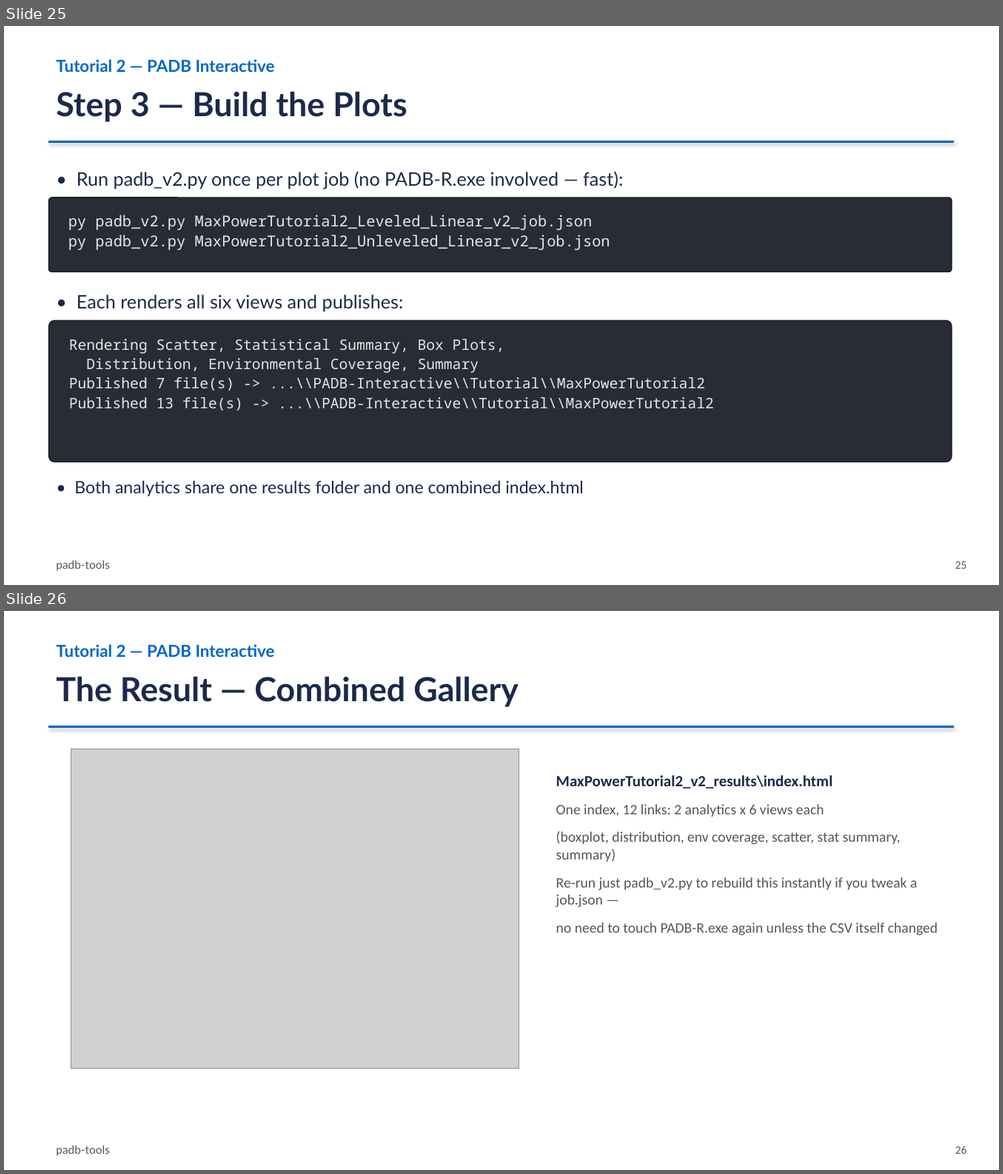
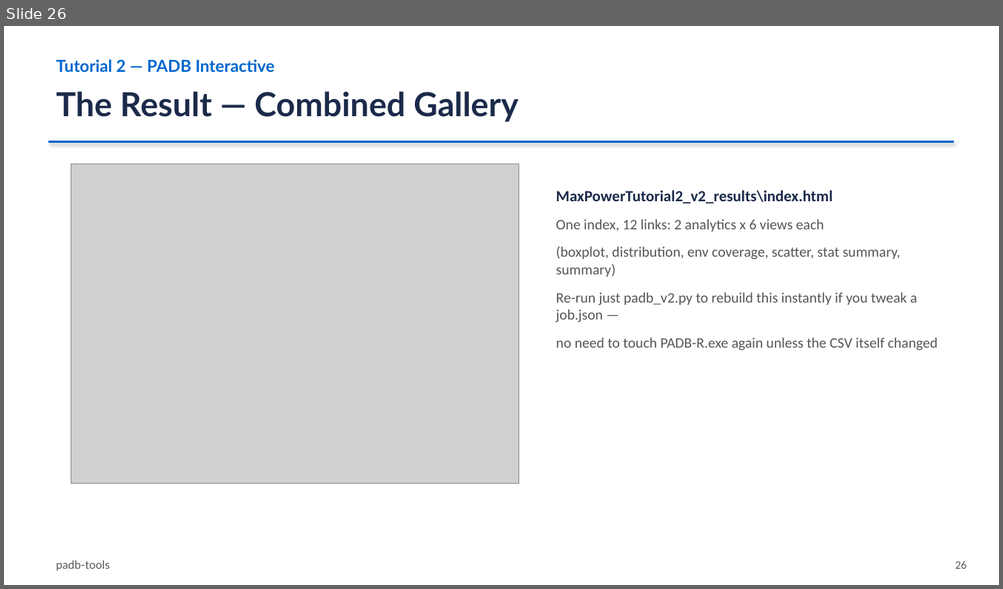
Before and after one commit to damurray/padb-tools, a slide deck: PADB_Simple_and_Interactive.pptx. Shown one above the other, each under a label of ours: slides 25 and 26 before the commit, slide 26 after it. The pictures are 1003x1174 and 1003x589 pixels, drawn with LibreOffice and Linux fonts; fonts in the diff are those of the drawing; grey boxes stand for pictures. Boxes give left, top, right and bottom in pixels: in the first picture for what was removed or moved away, otherwise in the second. Text is boxed around its words. In the diff, an @@ line names an element or a change of style, - is before the commit and + after.

Commit message:
Update Tutorial 1 & 2 slides to the GUI-first web app flow
Replaced the CLI command/output code blocks in Tutorial 1 (slides 19-20)
and Tutorial 2 (slides 23-25) with real screenshots of the actual web
app performing each step -- drop pod, generate job, select the run job,
watch it auto-chain extraction + plot builds. Slide count/numbering
preserved exactly (appendix etc. unaffected).

Screenshots are built from real API responses (pod analytics, generated
job.json content) rendered through static HTML fixtures using the real
app.css, not fabricated mockups. Also caught and fixed a real accuracy
bug in the process: the original Tutorial 2 slides (and my first draft
of the replacement) claimed MaxPowerTutorial2 was Room-only -> scatter+
boxplot only, but its real extracted CSV has 3 temperatures (Room, 20C,
30C) and genuinely builds the full six-view suite -- confirmed against
Slide 26's own real "12 links" screenshot, which the old Step 3 slide
contradicted. Fixed with accurate log content matching padb_v2.py's
actual multi-temp code path (no announcement print, straight to all six
views).

```diff
--- a/PADB_Simple_and_Interactive.pptx
+++ b/PADB_Simple_and_Interactive.pptx
@@ slide 25 removed at box(4, 26, 999, 585), background #FFFFFF @@
@@ text removed at box(56, 59, 275, 72) @@
-Tutorial 2 — PADB Interactive
@@ text removed at box(56, 91, 407, 122) @@
-Step 3 — Build the Plots
@@ line removed from (48, 141) to (954, 141) @@
@@ text removed at box(77, 171, 623, 190) @@
-• Run padb_v2.py once per plot job (no PADB-R.exe involved — fast):
@@ rounded rectangle removed at box(48, 198, 951, 272) @@
-py padb_v2.py MaxPowerTutorial2_Leveled_Linear_v2_job.json
-py padb_v2.py MaxPowerTutorial2_Unleveled_Linear_v2_job.json
@@ text removed at box(77, 295, 404, 312) @@
-• Each renders all six views and publishes:
@@ rounded rectangle removed at box(48, 321, 951, 463) @@
-Rendering Scatter, Statistical Summary, Box Plots,
-Distribution, Environmental Coverage, Summary
-Published 7 file(s) -> ...\\PADB-Interactive\\Tutorial\\MaxPowerTutorial2
-Published 13 file(s) -> ...\\PADB-Interactive\\Tutorial\\MaxPowerTutorial2
@@ text removed at box(74, 481, 583, 497) @@
-• Both analytics share one results folder and one combined index.html
@@ text removed at box(56, 560, 110, 571) @@
-padb-tools
@@ text removed at box(955, 562, 967, 569) @@
-25
```
Also in this commit, not shown: 2 slides changed, 3 slides added, 2 other slides removed, 7 other files.
